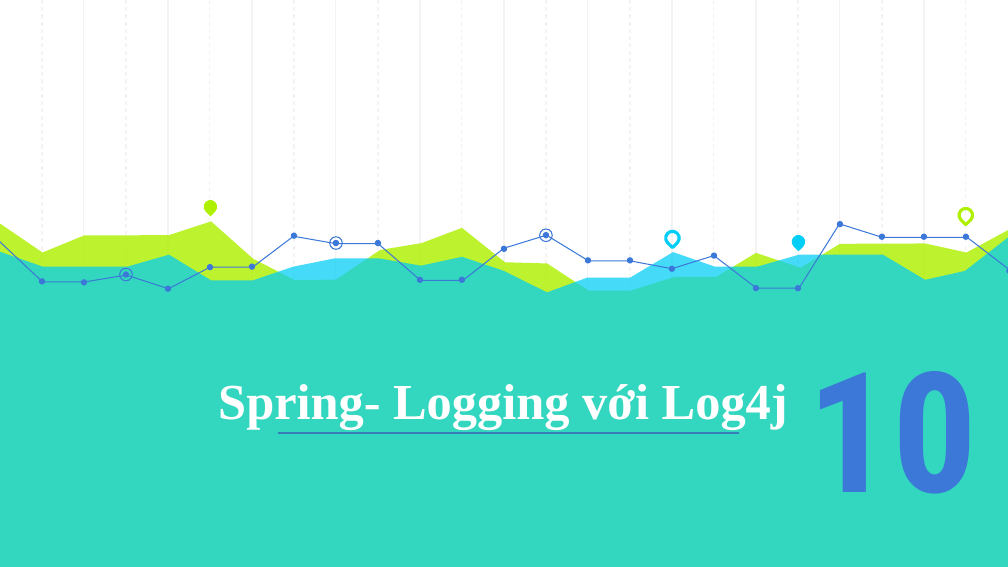
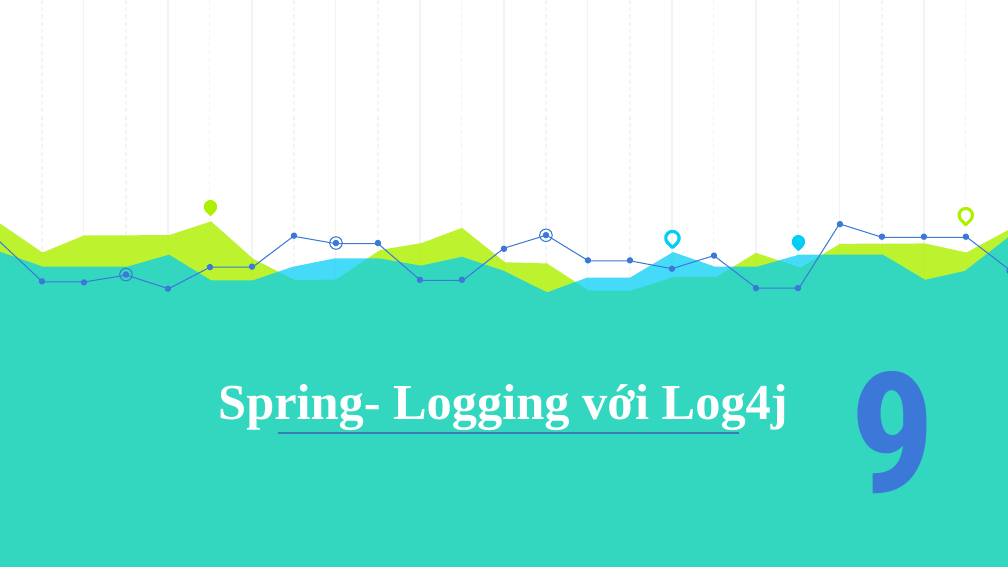
Before and after one commit to thanh13hc/my-first-project, a slide deck: slide 46 of Spring Core.pptx (slide 42 before the commit). Drawn at 1008x567 pixels with LibreOffice and Linux fonts; fonts in the diff are those of the drawing. Boxes give left, top, right and bottom in pixels: in the first picture for what was removed or moved away, otherwise in the second. Text is boxed around its words. In the diff, an @@ line names an element or a change of style, - is before the commit and + after.

```diff
--- a/Spring Core.pptx
+++ b/Spring Core.pptx
@@ text at box(850, 371, 935, 493): text changed @@
-10
+9
```
Also in this commit, not shown: 1 other slide changed, 19 slides added, 1 slide removed, 30 other files.
